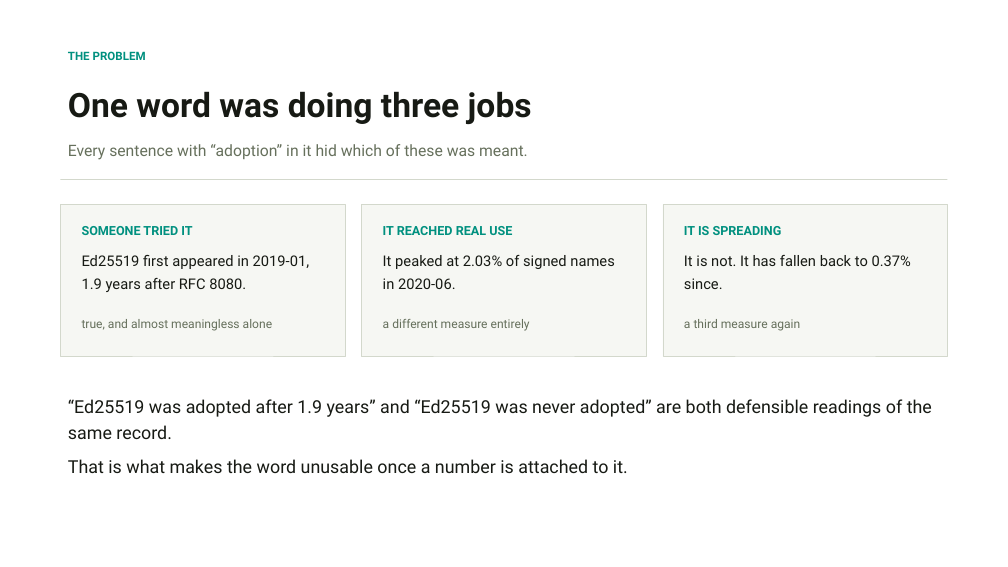
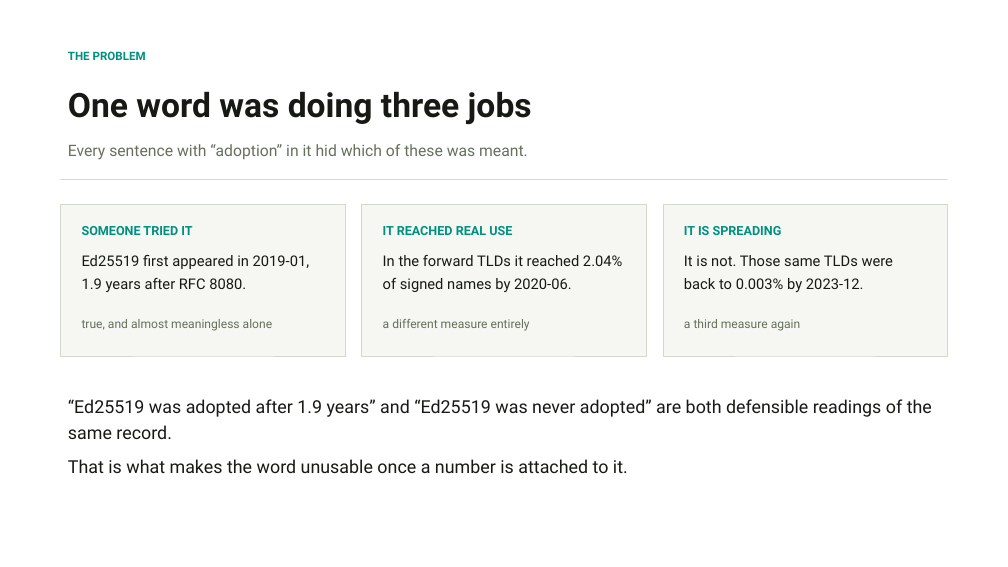
Before and after one commit to j776w781/rfc_adoption, a slide deck: slide 2 of out/analysis/dnssec_framework.pptx. Drawn at 1008x567 pixels with LibreOffice and Linux fonts; fonts in the diff are those of the drawing. Boxes give left, top, right and bottom in pixels: in the first picture for what was removed or moved away, otherwise in the second. Text is boxed around its words. In the diff, an @@ line names an element or a change of style, - is before the commit and + after.

```diff
--- a/out/analysis/dnssec_framework.pptx
+++ b/out/analysis/dnssec_framework.pptx
@@ text at (383,255,622,292): text changed @@
-It peaked at 2.03% of signed names in 2020-06.
+In the forward TLDs it reached 2.04% of signed names by 2020-06.
@@ text at (684,255,894,292): text changed @@
-It is not. It has fallen back to 0.37% since.
+It is not. Those same TLDs were back to 0.003% by 2023-12.
```
Also in this commit, not shown: 1 other slide changed, 3 slides added, 8 other files.
